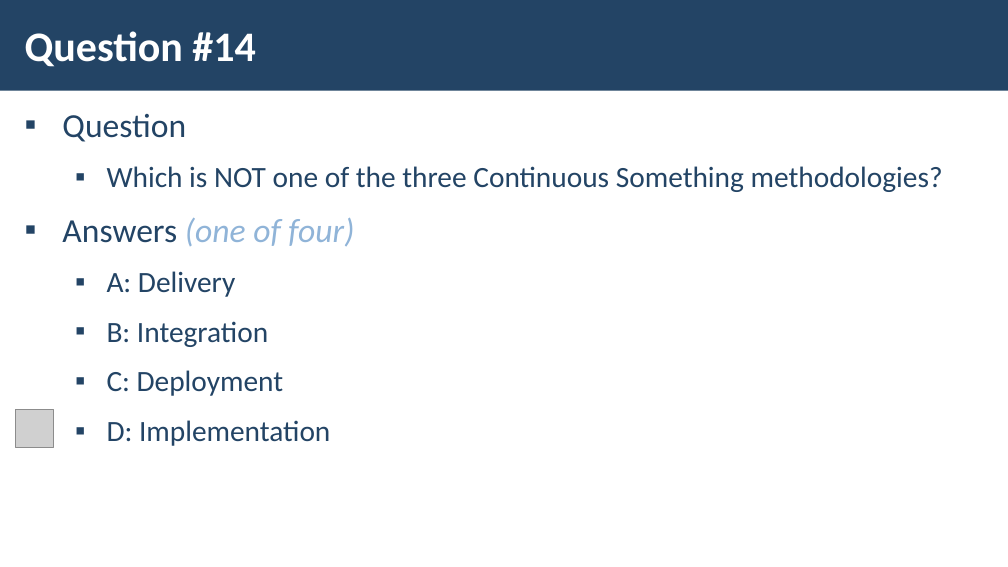
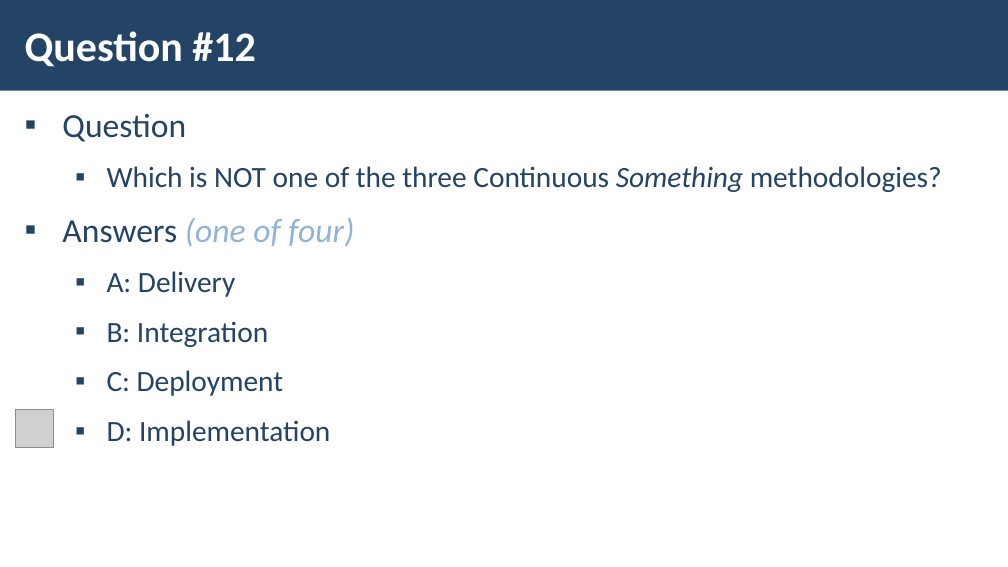
Before and after one commit to pirocorp/Azure, a slide deck: slide 11 of 06. ALL TOGETHER/M6-Slides-Test-Simulation.pptx (slide 15 before the commit). Drawn at 1008x567 pixels with LibreOffice and Linux fonts; fonts in the diff are those of the drawing; grey boxes stand for pictures; background and template pictures are left out. Boxes give left, top, right and bottom in pixels: in the first picture for what was removed or moved away, otherwise in the second. Text is boxed around its words. In the diff, an @@ line names an element or a change of style, - is before the commit and + after.

```diff
--- a/06. ALL TOGETHER/M6-Slides-Test-Simulation.pptx
+++ b/06. ALL TOGETHER/M6-Slides-Test-Simulation.pptx
@@ title at [25, 31, 255, 67]: text changed @@
-Question #14
+Question #12
@@ text at [107, 166, 942, 192]: italic on in "Something" @@
```
Also in this commit, not shown: 13 other slides changed, 13 slides added.
